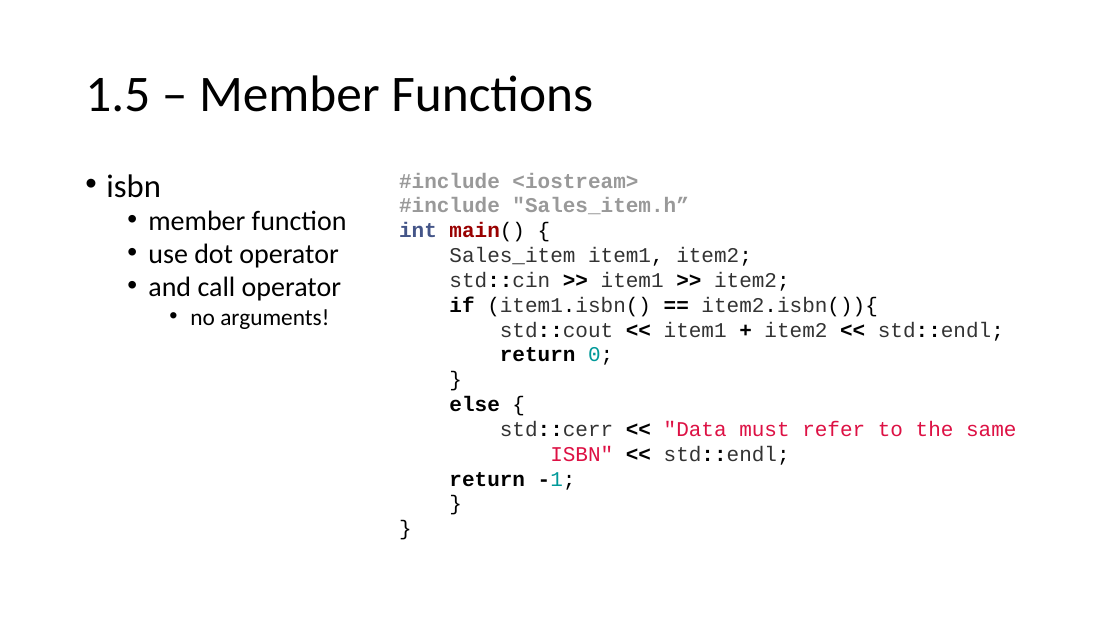
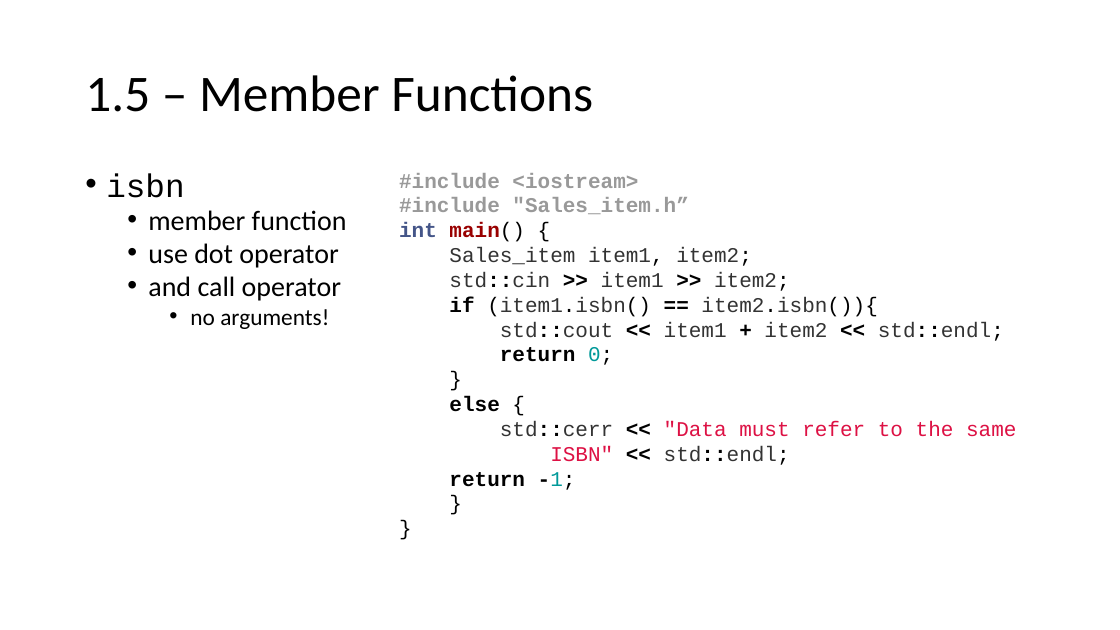
Before and after one commit to pdholmes/CppPrimerPrimer, a slide deck: slide 17 of chapter_01/lecture_01.pptx. Drawn at 1120x630 pixels with LibreOffice and Linux fonts; fonts in the diff are those of the drawing. Boxes give left, top, right and bottom in pixels: in the first picture for what was removed or moved away, otherwise in the second. Text is boxed around its words. In the diff, an @@ line names an element or a change of style, - is before the commit and + after.

```diff
--- a/chapter_01/lecture_01.pptx
+++ b/chapter_01/lecture_01.pptx
@@ text at (106,173,184,198): font Calibri to Courier New in "isbn" @@
```
Also in this commit, not shown: 6 other slides changed, 1 other file.
